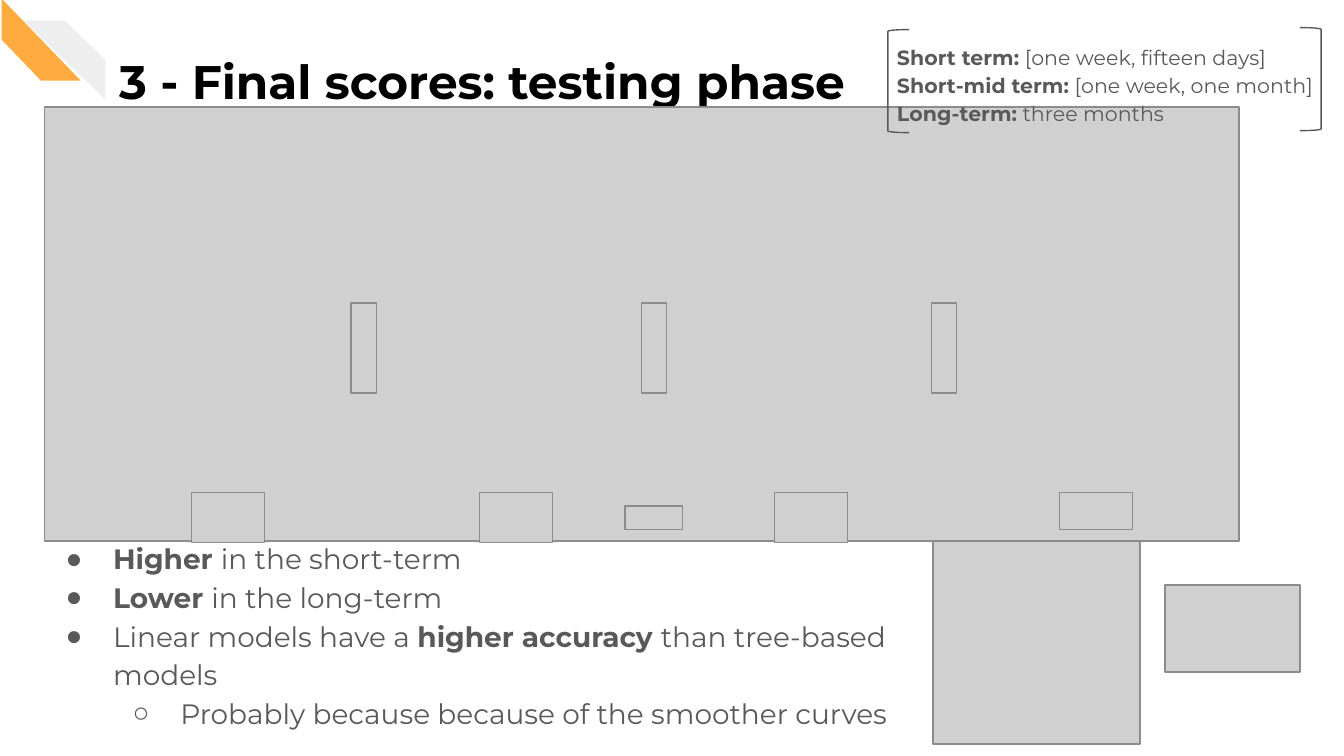
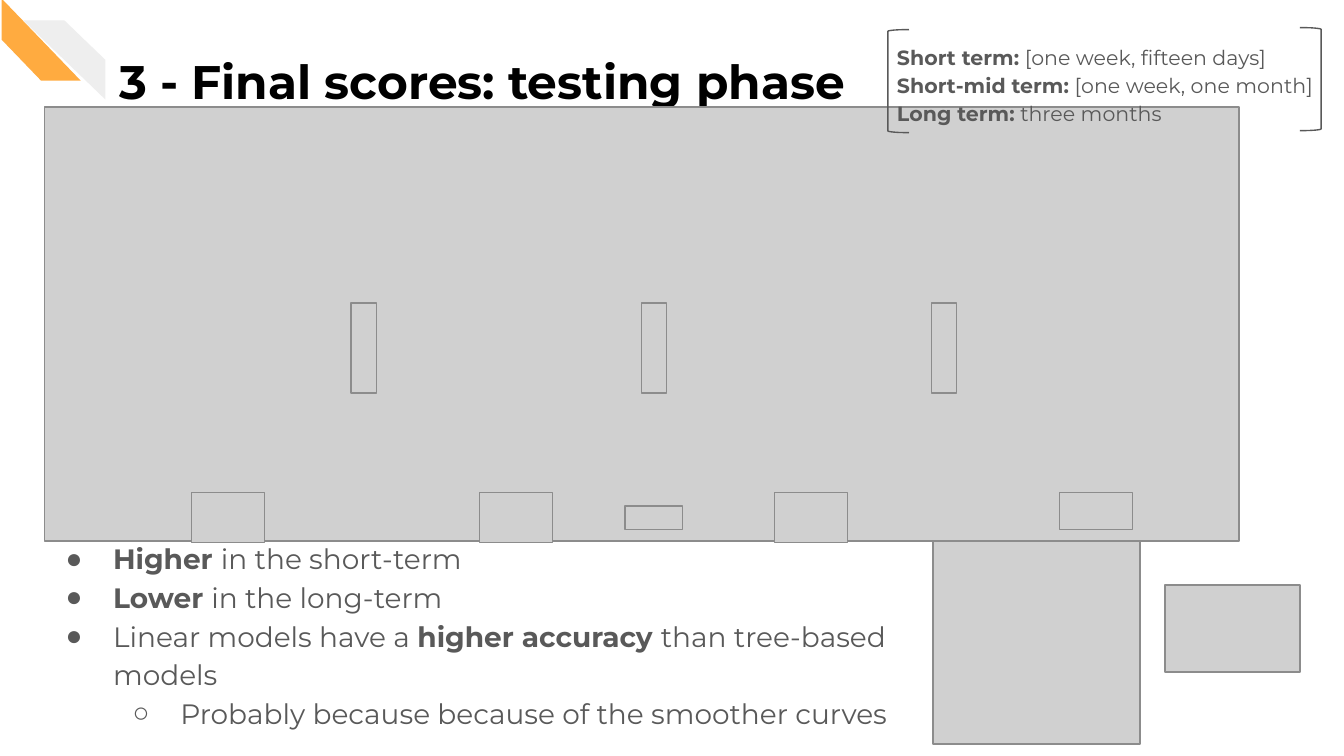
Before and after one commit to CorsiDanilo/bitcoin-price-prediction-with-pyspark, a slide deck: slide 37 of presentation/presentation.pptx. Drawn at 1344x756 pixels with LibreOffice and Linux fonts; fonts in the diff are those of the drawing; grey boxes stand for pictures. Boxes give left, top, right and bottom in pixels: in the first picture for what was removed or moved away, otherwise in the second. Text is boxed around its words. In the diff, an @@ line names an element or a change of style, - is before the commit and + after.

```diff
--- a/presentation/presentation.pptx
+++ b/presentation/presentation.pptx
@@ text at [897,101,1162,125]: text changed @@
-Long-term: three months
+Long term: three months
```
Also in this commit, not shown: 8 other slides changed.
